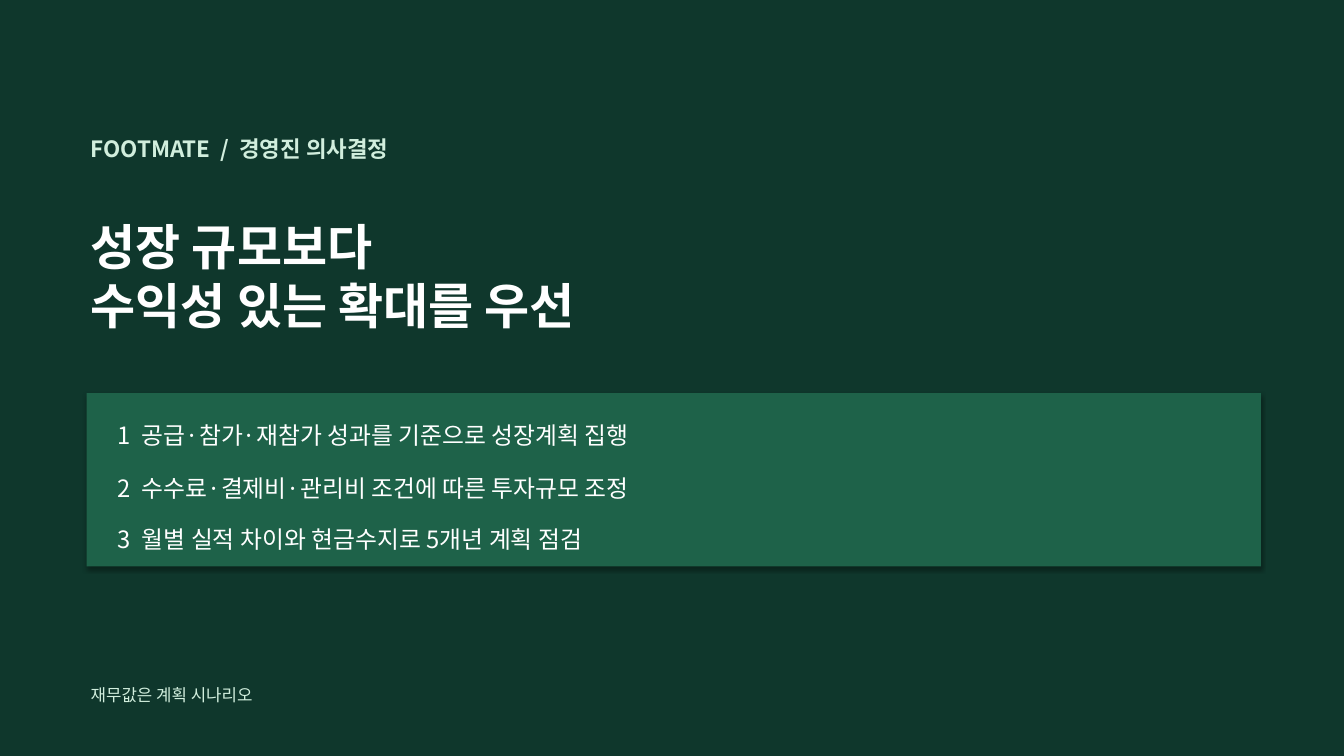
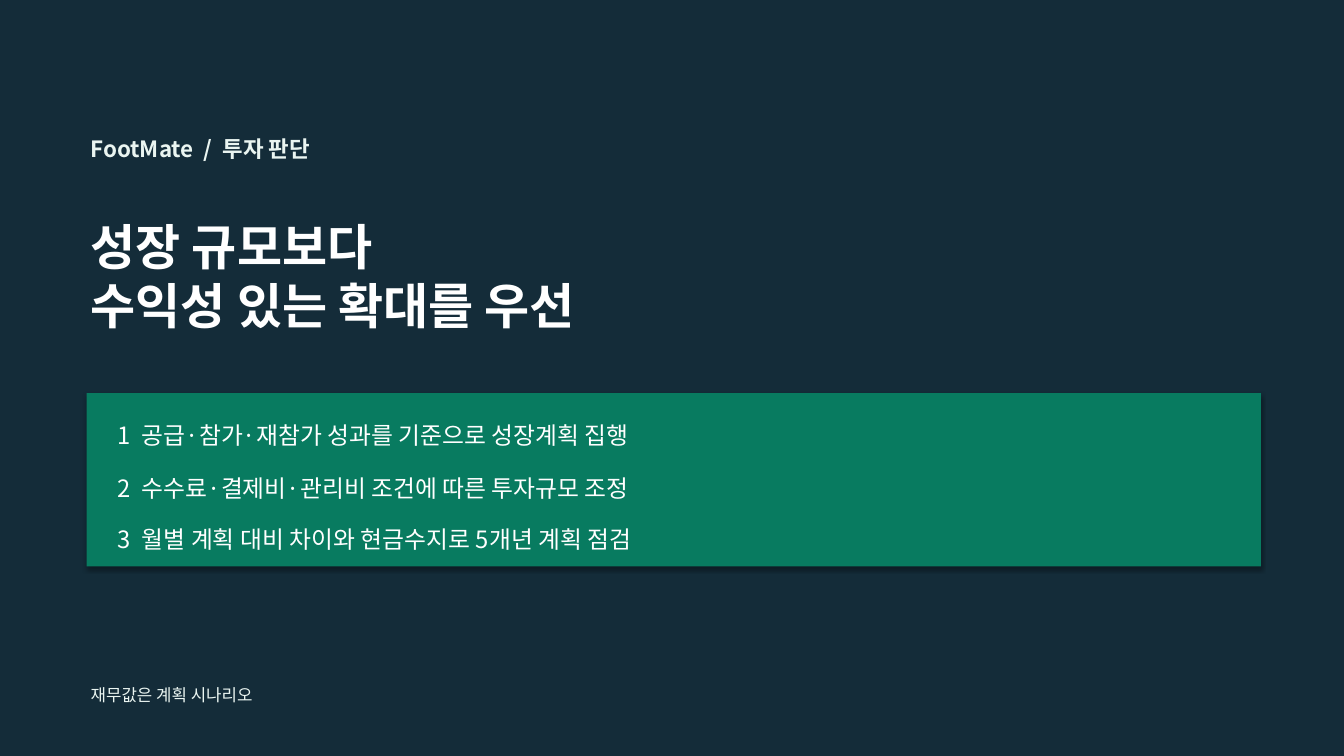
Before and after one commit to dohyunkimmm/footmate, a slide deck: slide 6 of src/case-study/downloads/footmate_5year_strategy.pptx. Drawn at 1344x756 pixels with LibreOffice and Linux fonts; fonts in the diff are those of the drawing. Boxes give left, top, right and bottom in pixels: in the first picture for what was removed or moved away, otherwise in the second. Text is boxed around its words. In the diff, an @@ line names an element or a change of style, - is before the commit and + after.

```diff
--- a/src/case-study/downloads/footmate_5year_strategy.pptx
+++ b/src/case-study/downloads/footmate_5year_strategy.pptx
@@ rectangle at [0,0,1344,756]: fill #0F372C to #142C39 @@
@@ text at [91,138,310,159]: text changed; text colour #D1EEDD to #EAF5F1 @@
-FOOTMATE / 경영진 의사결정
+FootMate / 투자 판단
@@ rectangle at [87,393,1261,567]: fill #1E6249 to #087B60 @@
@@ text at [118,528,631,550]: text changed @@
-3 월별 실적 차이와 현금수지로 5개년 계획 점검
+3 월별 계획 대비 차이와 현금수지로 5개년 계획 점검
@@ text "재무값은 계획 시나리오" at [91,687,253,703]: text colour #D1EEDD to #EAF5F1 @@
```
Also in this commit, not shown: 5 other slides changed, 8 other files.
